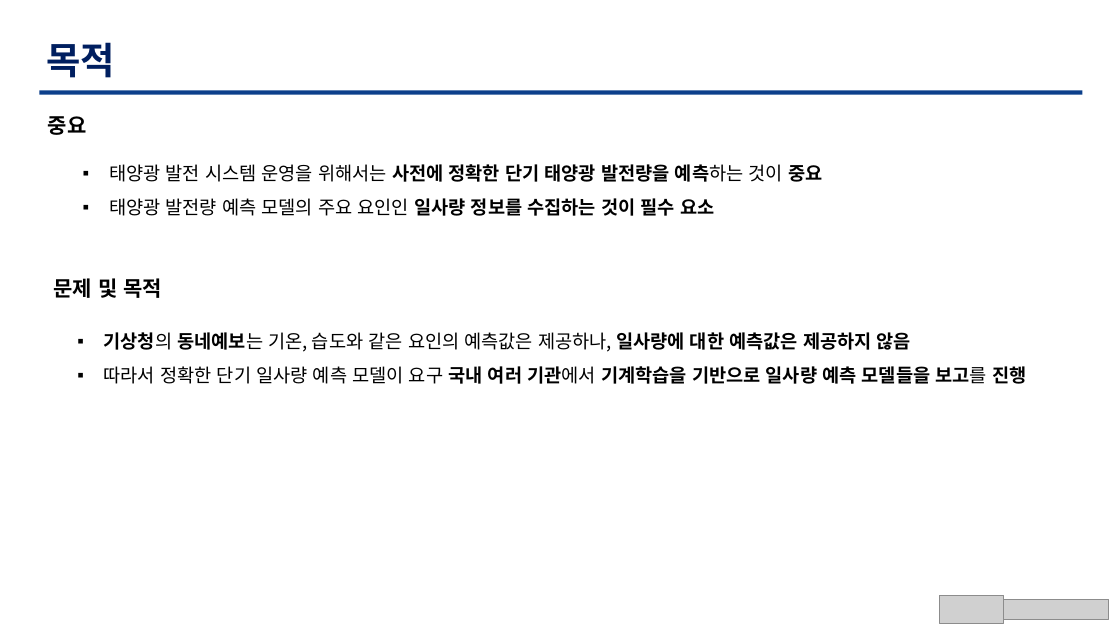
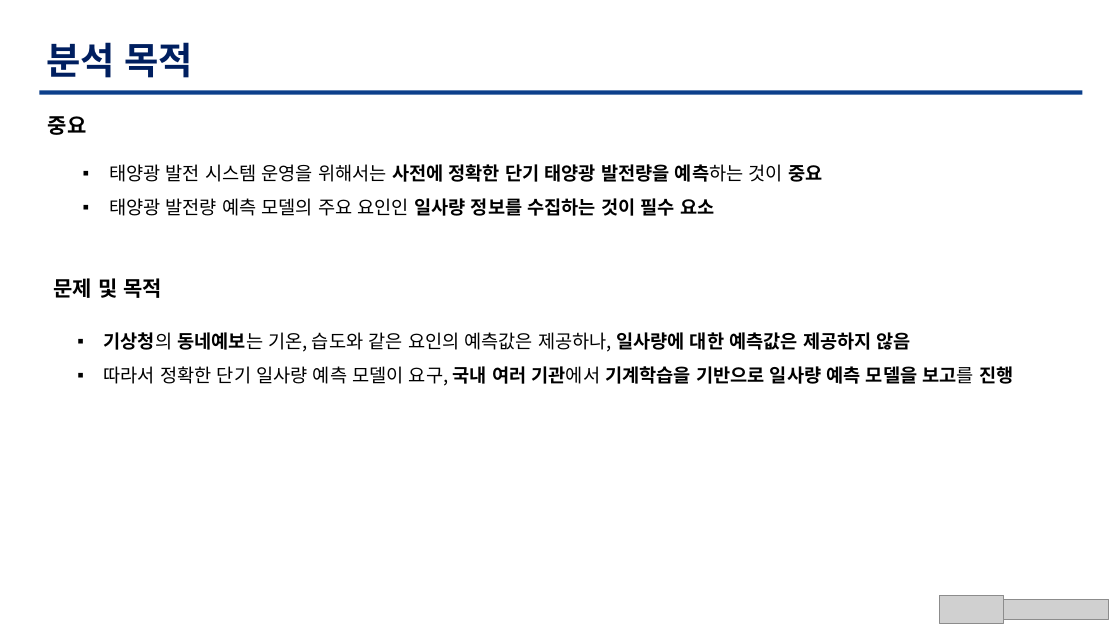
Before and after one commit to TaegyuHan/Solar_radiation_prediction_model, a slide deck: slide 7 of KICS_PT/[KICS] 동향 poster.pptx. Drawn at 1120x630 pixels with LibreOffice and Linux fonts; fonts in the diff are those of the drawing; grey boxes stand for pictures. Boxes give left, top, right and bottom in pixels: in the first picture for what was removed or moved away, otherwise in the second. Text is boxed around its words. In the diff, an @@ line names an element or a change of style, - is before the commit and + after.

```diff
--- a/KICS_PT/[KICS] 동향 poster.pptx
+++ b/KICS_PT/[KICS] 동향 poster.pptx
@@ text at <box>46,42,193,78</box>: text changed @@
-목적
+분석 목적
@@ text at <box>104,366,1013,386</box>: text changed @@
-▪ 따라서 정확한 단기 일사량 예측 모델이 요구 국내 여러 기관에서 기계학습을 기반으로 일사량 예측 모델들을 보고를 진행
+▪ 따라서 정확한 단기 일사량 예측 모델이 요구, 국내 여러 기관에서 기계학습을 기반으로 일사량 예측 모델을 보고를 진행
```
Also in this commit, not shown: 9 other slides changed, 1 other file.
